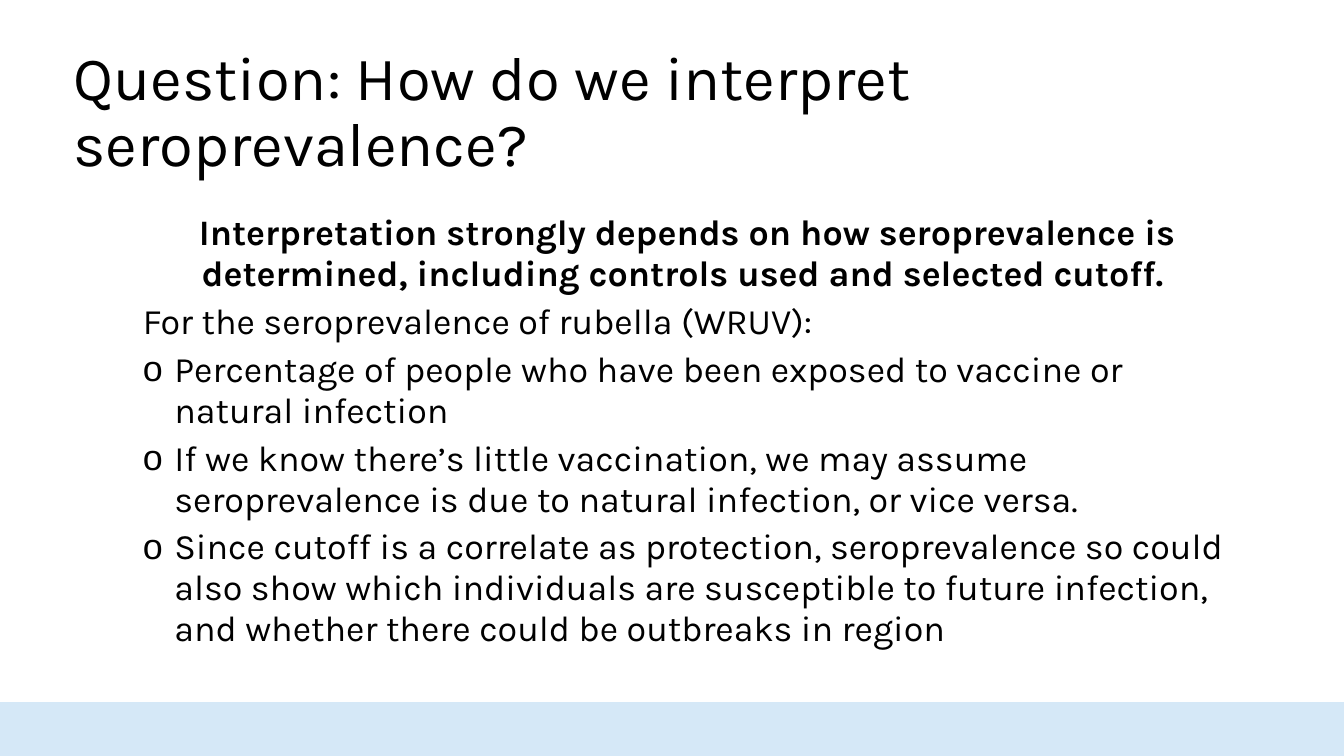
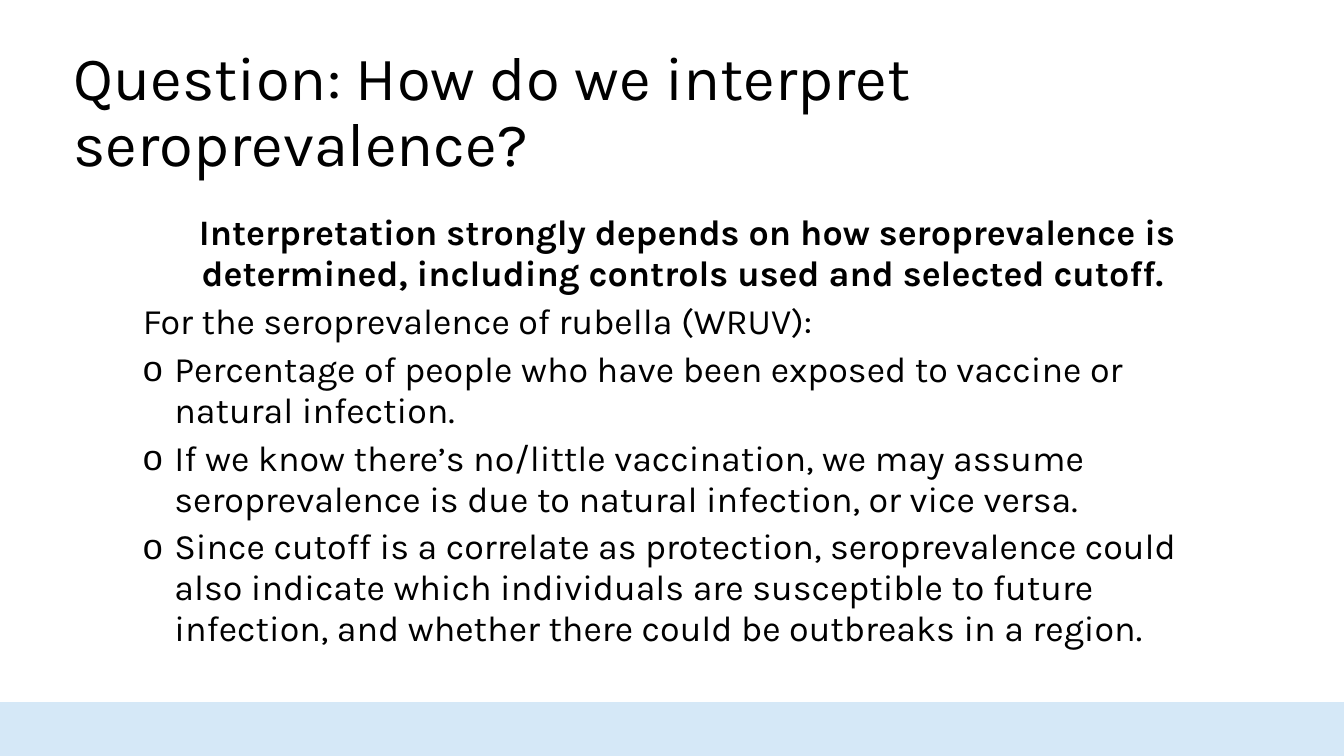
Before and after one commit to HopkinsIDD/seroanalytics_workshop, a slide deck: slide 18 of Lecture 3/Lecture 3 draft v2.pptx (slide 17 before the commit). Drawn at 1344x756 pixels with LibreOffice and Linux fonts; fonts in the diff are those of the drawing; background and template pictures are left out. Boxes give left, top, right and bottom in pixels: in the first picture for what was removed or moved away, otherwise in the second. Text is boxed around its words. In the diff, an @@ line names an element or a change of style, - is before the commit and + after.

```diff
--- a/Lecture 3/Lecture 3 draft v2.pptx
+++ b/Lecture 3/Lecture 3 draft v2.pptx
@@ text at <box>174,357,1176,650</box>: text changed @@
-  o Percentage of people who have been exposed to vaccine or natural infection
-  o If we know there’s little vaccination, we may assume seroprevalence is due to natural infection, or vice versa.
-  o Since cutoff is a correlate as protection, seroprevalence so could also show which individuals are susceptible to future infection, and whether there could be outbreaks in region
+  o Percentage of people who have been exposed to vaccine or natural infection.
+  o If we know there’s no/little vaccination, we may assume seroprevalence is due to natural infection, or vice versa.
+  o Since cutoff is a correlate as protection, seroprevalence could also indicate which individuals are susceptible to future infection, and whether there could be outbreaks in a region.
```
Also in this commit, not shown: 22 other slides changed, 1 slide added, 1 other file.
